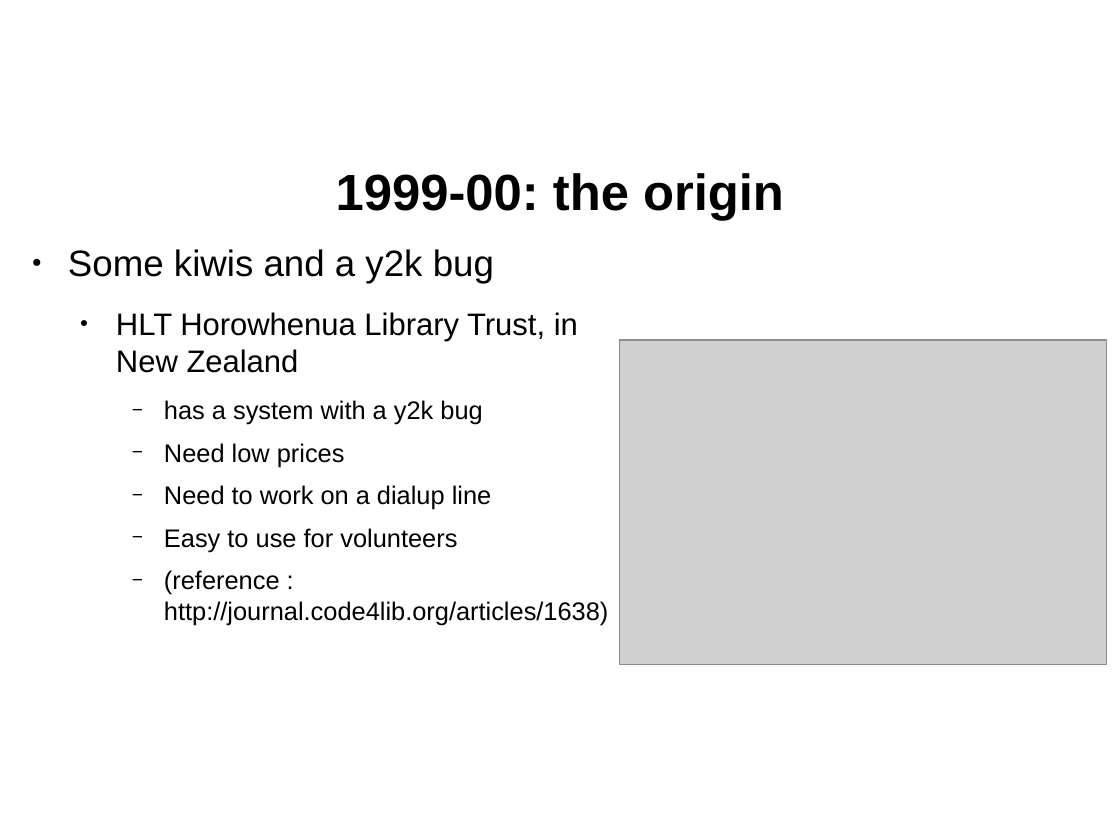
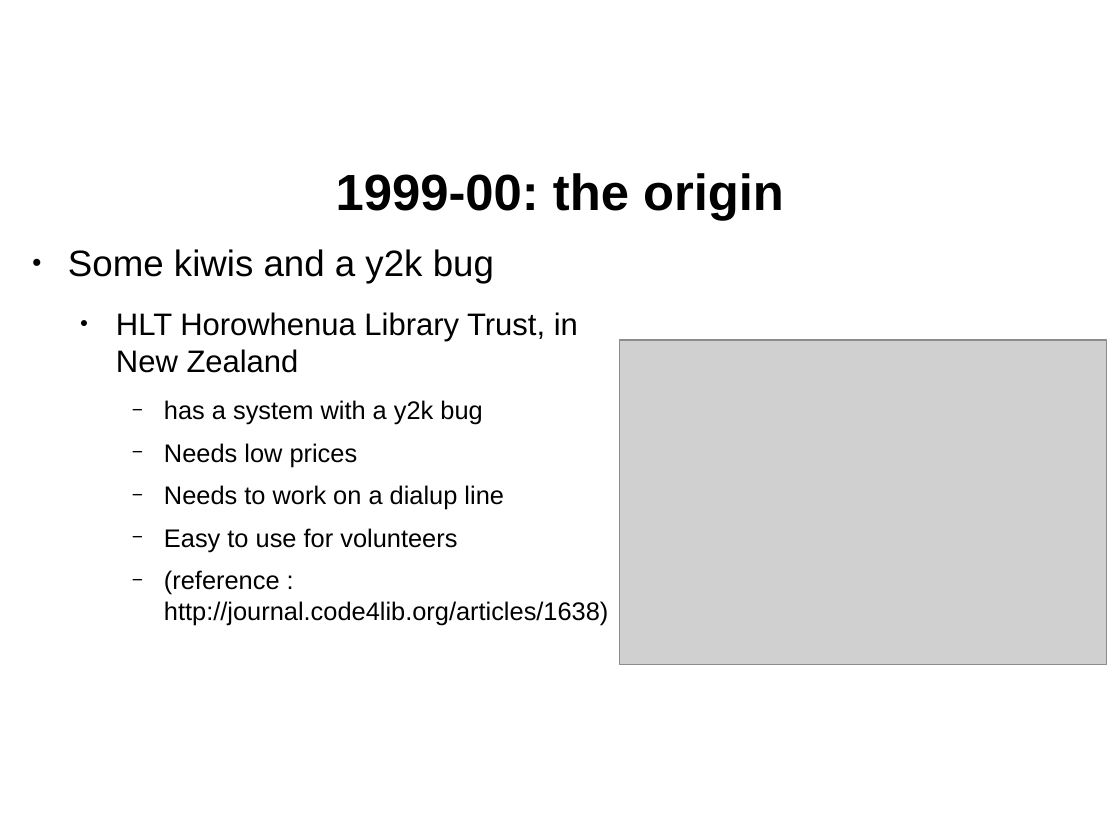
Before and after one commit to ranginui/presentation, a slide deck: slide 3 of kohaconclave/keynote/keynote.odp. Drawn at 1120x840 pixels with LibreOffice and Linux fonts; fonts in the diff are those of the drawing; grey boxes stand for pictures; background and template pictures are left out. Boxes give left, top, right and bottom in pixels: in the first picture for what was removed or moved away, otherwise in the second. Text is boxed around its words. In the diff, an @@ line names an element or a change of style, - is before the commit and + after.

```diff
--- a/kohaconclave/keynote/keynote.odp
+++ b/kohaconclave/keynote/keynote.odp
@@ text at [164,443,504,510]: text changed @@
-    − Need low prices
-    − Need to work on a dialup line
+    − Needs low prices
+    − Needs to work on a dialup line
```
Also in this commit, not shown: 15 other slides changed, 1 other file.
